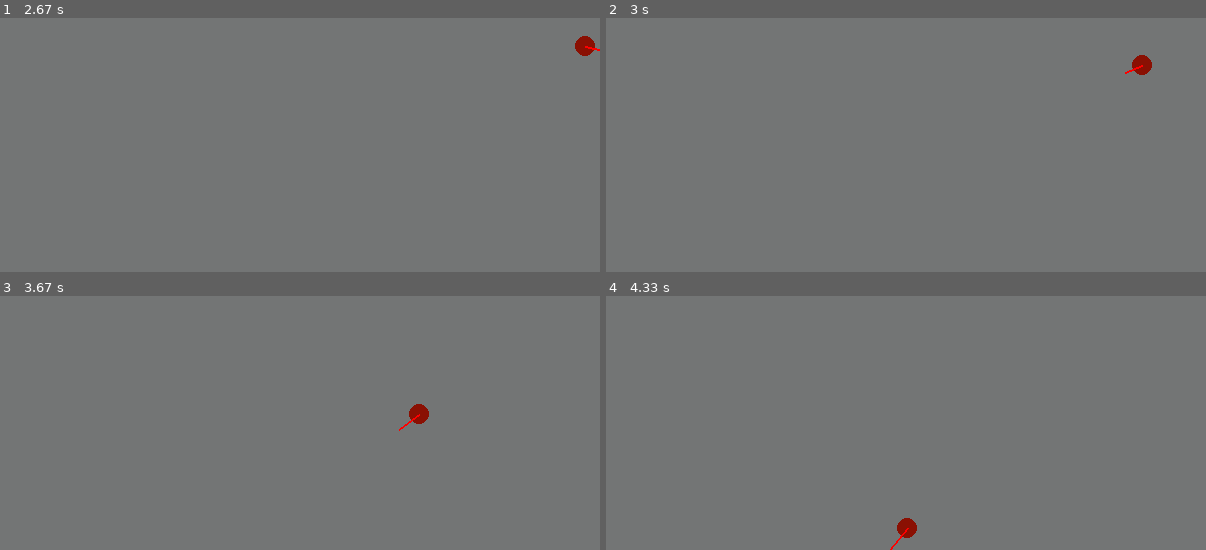
Above: before the commit, frames 1-4 (two rows, left to right).
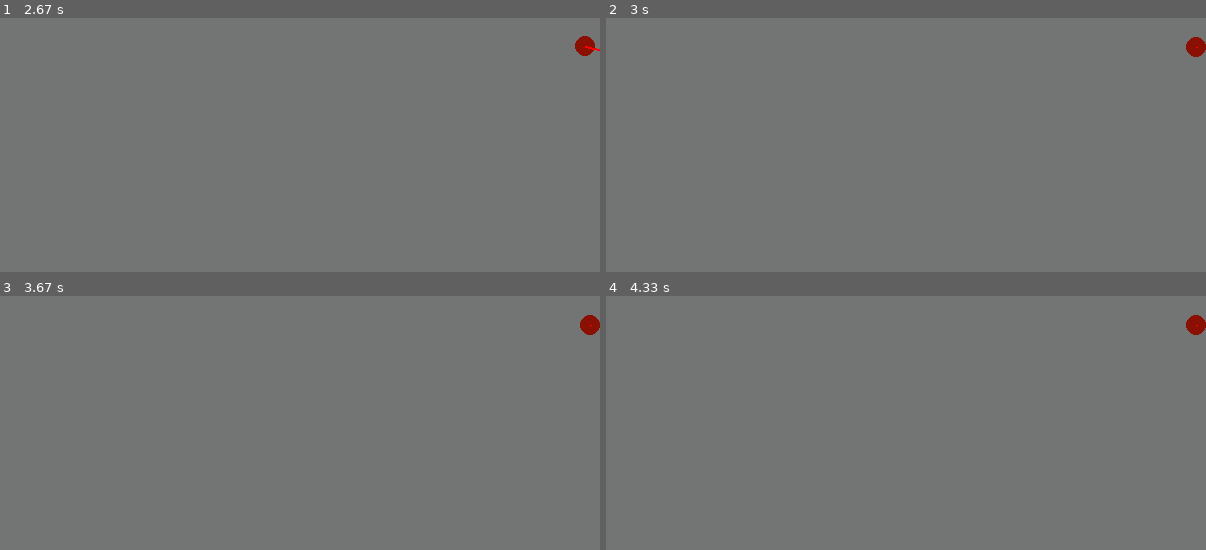
Above: after the commit, the same moments.

Repository: heterhum/Tout-mes-projet-python
Game: pygame game, started from physic.py
Same seed, same stepped clock (60 frames per second), same inputs: the game is played once before the commit and once after it.
Inputs:
- Up to frame 1 (2.67 s): no input
- Up to frame 2 (3 s): no input
- Up to frame 3 (3.67 s): no input
- Up to frame 4 (4.33 s): no input

Frame 1 is identical in both runs. In frame 2, 0.4% of the frame differs, in the area x 86-100%, y 7-23%; in frame 3, 0.4%; in frame 4, 0.4%, in the area x 47-100%, y 7-100%.

Commit message:
boing boing go brrr

Diff:
--- a/physic.py
+++ b/physic.py
@@ -1,6 +1,7 @@
 import pygame
 import random as rd
 import numpy as np
+import time
 
 # 10 pixels = 1m
 pixel_to_m=10
@@ -95,17 +96,26 @@
         self.r = r
         self._velocity=0 # m/s
         self._masse=1 # kg
-        self.coefResti=0.83 #0.83
+        self.coefResti=0.2 #0.83
         self._Ecin=(1/2)*self.masse*self.velocity**2
         self.Vdirector=(1,0)
         self.objectsclass=objet
         self.physic=Physic()
         self.boxPosPrec=[]
         self.updateBox()
+        self.cooldown=time.time()
 
     def update_Ecin(self):
         self._Ecin = 0.5 * self._masse * (self._velocity ** 2)
         return
+
+    def cooldownstart(self):
+        self.cooldown=time.time()
+        return
+    def cooldowncheck(self):
+        if time.time()-self.cooldown>=0.1:
+            return True
+        return False
 
     @property
     def Ecin(self):
@@ -184,11 +194,14 @@
             for i in u:
                 uh=self.objectsclass.objectmap[i]
                 if type(uh) == mur:
-
-                    if not (0<=self.x+self.r<=WIDTH and 0<=self.y+self.r<=HEIGHT and 0<=self.x-self.r<=WIDTH and 0<=self.y-self.r<=HEIGHT):
-                        newxy=self.physic.Collimur(self,uh)
-                        self.x=newxy[0]
-                        self.y=newxy[1]
+                    if not (0<=self.x+self.r<=WIDTH and 0<=self.y+self.r<=HEIGHT and 0<=self.x-self.r<=WIDTH and 0<=self.y-self.r<=HEIGHT) :
+                        if self.cooldowncheck():
+                            newxy=self.physic.Collimur(self,uh)
+                            self.x=newxy[0]
+                            self.y=newxy[1]
+                            self.cooldownstart()
+                        else:
+                            self.velocity=0
                     else:
                         self.x=x
                         self.y=y
@@ -222,6 +235,7 @@
     def __init__(self, d):
         self.d = d
         self.vnorm=self.getVector()
+        self.velocity=0
 
     def getVector(self):
         if self.d == "droite":
@@ -303,7 +317,8 @@
 
     def movveAll(self):
         for i in self.objectmap.values():
-            i.moove()
+            if i.velocity!=0:
+                i.moove()
         return
 
     def checkColli(self,obj):
